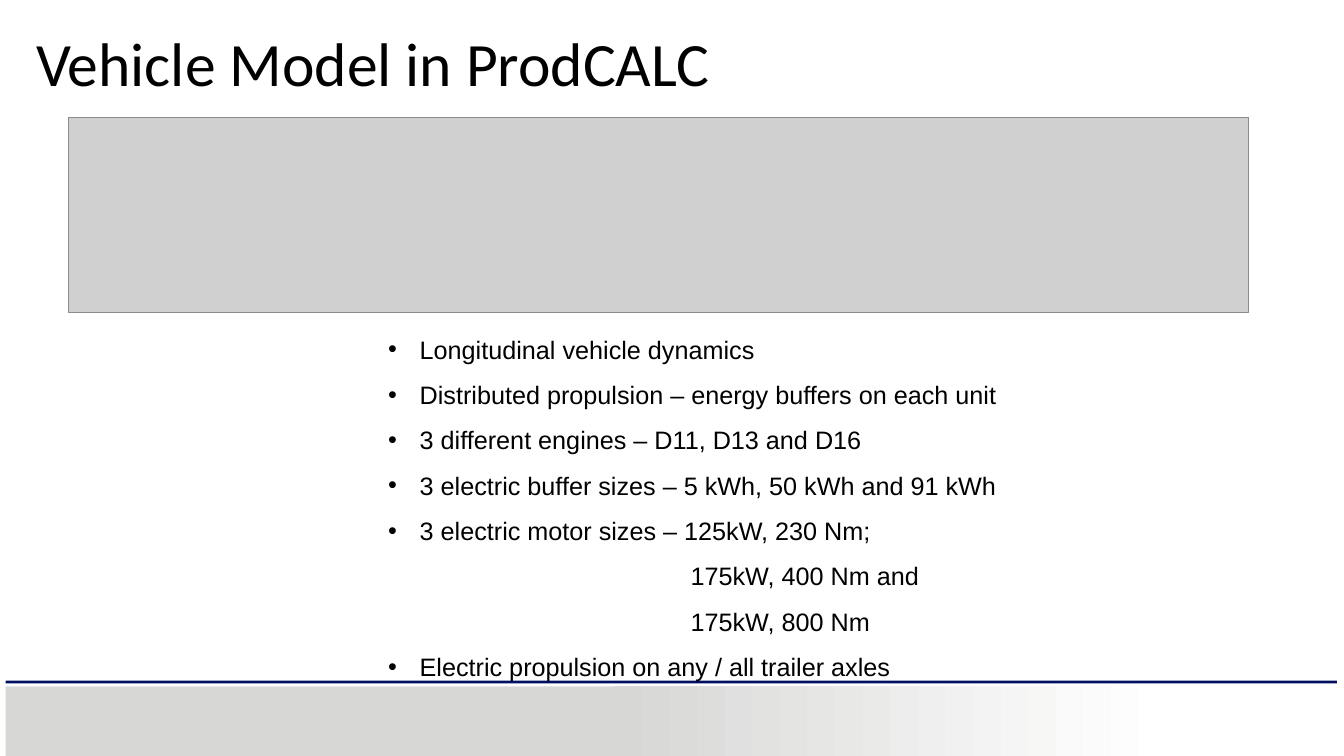
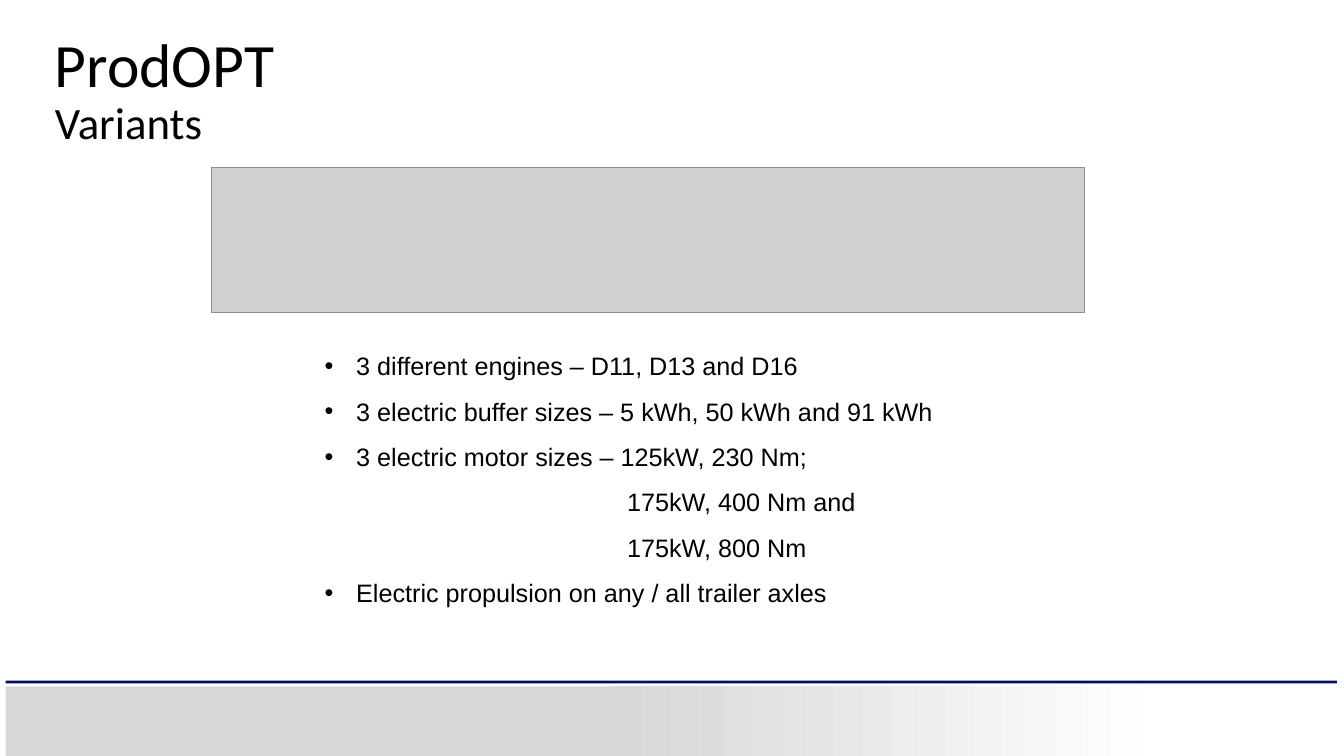
Before and after one commit to carthikvenkataraman/MasterThesis, a slide deck: slide 35 of ThesisReport/MasterThesisPresentation/MasterThesis-OptimisationOfDistributedPropulsionInLongHeavyVehicleCombinations.pptx (slide 18 before the commit). Drawn at 1344x756 pixels with LibreOffice and Linux fonts; fonts in the diff are those of the drawing; grey boxes stand for pictures; background and template pictures are left out. Boxes give left, top, right and bottom in pixels: in the first picture for what was removed or moved away, otherwise in the second. Text is boxed around its words. In the diff, an @@ line names an element or a change of style, - is before the commit and + after.

Commit message:
Presentation till ProdOpt

```diff
--- a/ThesisReport/MasterThesisPresentation/MasterThesis-OptimisationOfDistributedPropulsionInLongHeavyVehicleCombinations.pptx
+++ b/ThesisReport/MasterThesisPresentation/MasterThesis-OptimisationOfDistributedPropulsionInLongHeavyVehicleCombinations.pptx
@@ text at (55,44,274,140): text changed; size 44 to 32 pt @@
-Vehicle Model in ProdCALC
+ProdOPT
+Variants
@@ picture: place and size @@
-picture at (69,117,1249,313)
+picture at (212,168,1085,313)
@@ text "3 different engines – D11, ...": place and size @@
-text "3 different engines – D11, ..." at (420,340,996,682)
+text "3 different engines – D11, ..." at (356,356,932,608)
@@ text at (420,340,996,410): paragraphs removed @@
-• Longitudinal vehicle dynamics
-• Distributed propulsion – energy buffers on each unit
```
Also in this commit, not shown: 5 other slides changed, 14 slides added, 12 other files.
